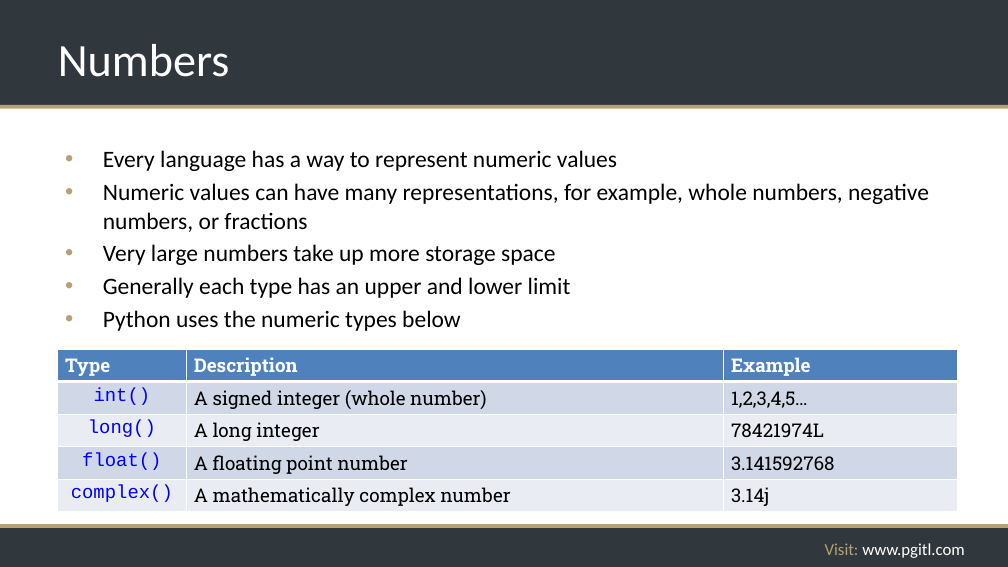
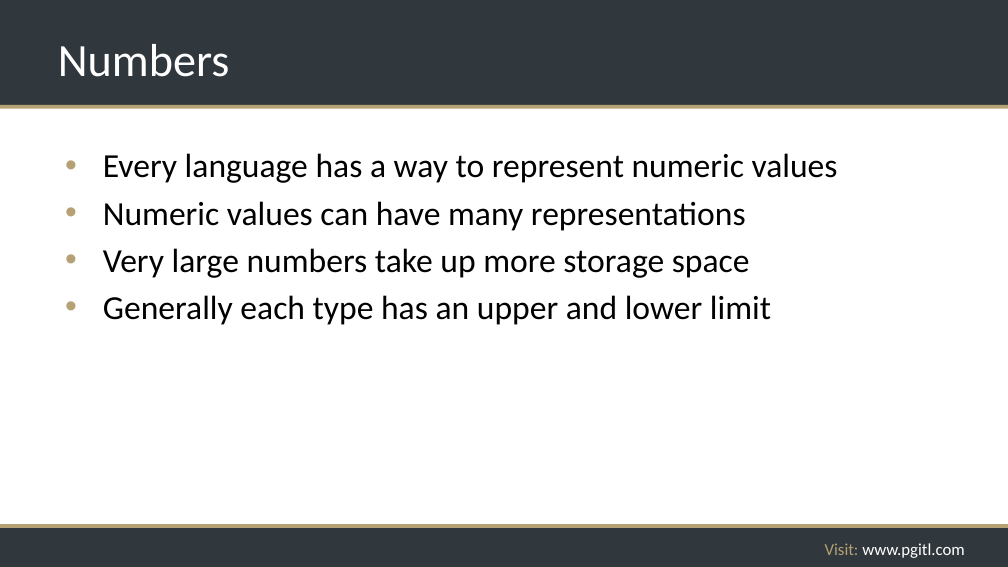
Before and after one commit to rikkouri/project-a, a slide deck: slide 41 of Programming Foundations.pptx (slide 40 before the commit). Drawn at 1008x567 pixels with LibreOffice and Linux fonts; fonts in the diff are those of the drawing; background and template pictures are left out. Boxes give left, top, right and bottom in pixels: in the first picture for what was removed or moved away, otherwise in the second. Text is boxed around its words. In the diff, an @@ line names an element or a change of style, - is before the commit and + after.

```diff
--- a/Programming Foundations.pptx
+++ b/Programming Foundations.pptx
@@ text at (103, 153, 838, 325): size 22.4 to 32 pt in "Every language has a way to represent ...", "Very large numbers take up more storage ...", "Generally each type has an upper and ..."; more space between paragraphs @@
@@ text at (103, 201, 746, 231): text changed; size 22.4 to 32 pt @@
-• Numeric values can have many representations, for example, whole numbers, negative numbers, or fractions
+• Numeric values can have many representations
@@ text at (103, 310, 461, 331): paragraph removed @@
-• Python uses the numeric types below
@@ table removed at (57, 349, 958, 510), 5 rows, 3 columns @@
-Type | Description | Example
-int() | A signed integer (whole number) | 1,2,3,4,5…
-long() | A long integer | 78421974L
-float() | A floating point number | 3.141592768
-complex() | A mathematically complex number | 3.14j
```
Also in this commit, not shown: 28 other slides changed, 15 slides added, 1 slide removed.
